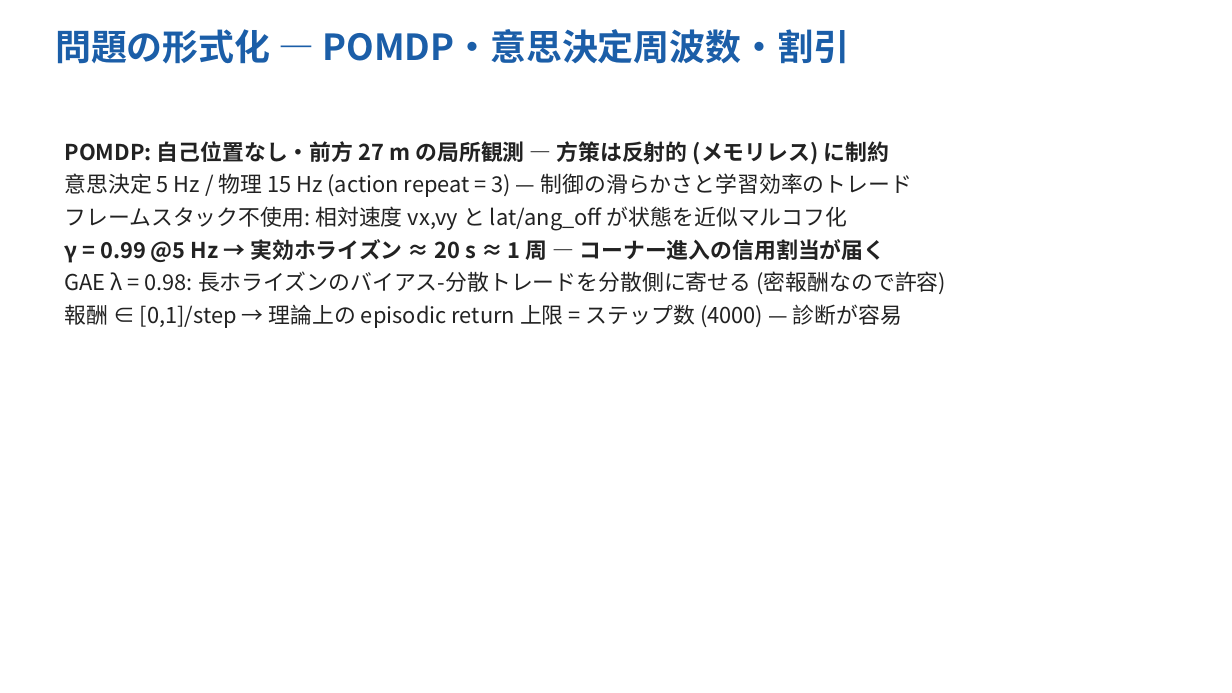
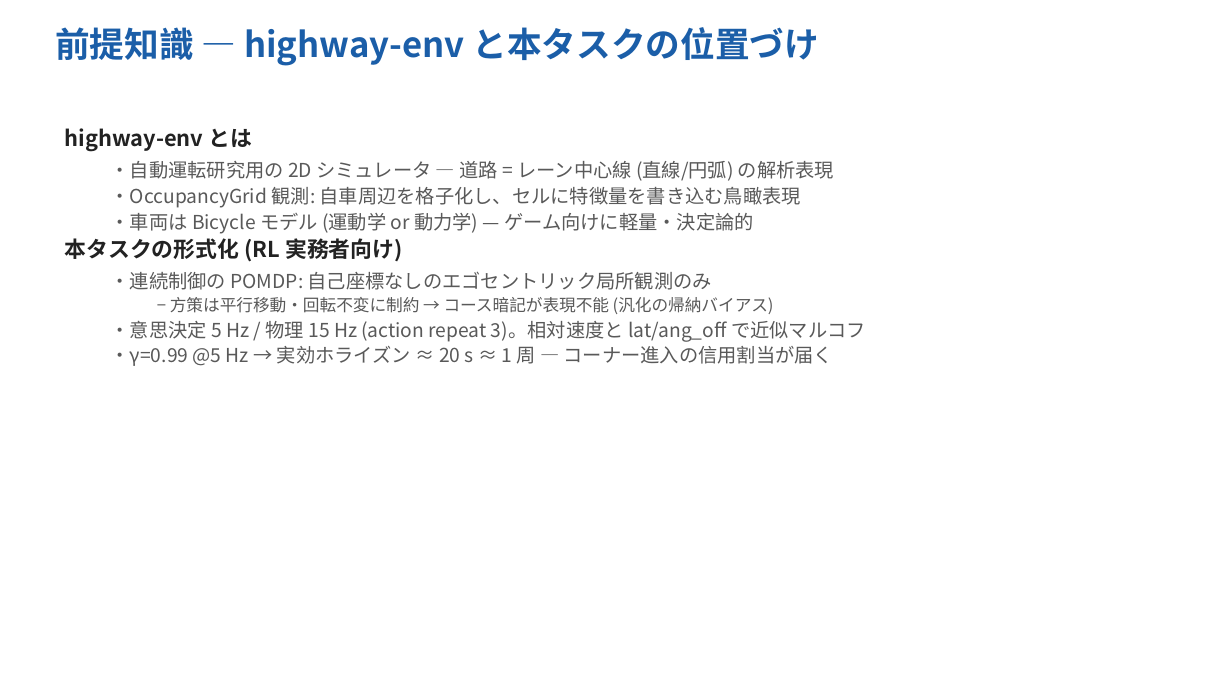
Before and after one commit to Evergarden0101/CircuitAgents, a slide deck: slide 6 of docs/CircuitAgents_intro_ja.pptx (slide 8 before the commit). Drawn at 1232x693 pixels with LibreOffice and Linux fonts; fonts in the diff are those of the drawing. Boxes give left, top, right and bottom in pixels: in the first picture for what was removed or moved away, otherwise in the second. Text is boxed around its words. In the diff, an @@ line names an element or a change of style, - is before the commit and + after.

```diff
--- a/docs/CircuitAgents_intro_ja.pptx
+++ b/docs/CircuitAgents_intro_ja.pptx
@@ text removed at (55,29,849,64) @@
-問題の形式化 — POMDP・意思決定周波数・割引
@@ text added at (55,27,820,66), 27 pt, text #1B5EA8, bold @@
+前提知識 — highway-env と本タスクの位置づけ
@@ text at (64,128,865,366): text changed; size 17 to 15 pt; text colour #222222 to #595959 @@
-POMDP: 自己位置なし・前方 27 m の局所観測 — 方策は反射的 (メモリレス) に制約
-意思決定 5 Hz / 物理 15 Hz (action repeat = 3) — 制御の滑らかさと学習効率のトレード
-フレームスタック不使用: 相対速度 vx,vy と lat/ang_off が状態を近似マルコフ化
-γ = 0.99 @5 Hz → 実効ホライズン ≈ 20 s ≈ 1 周 — コーナー進入の信用割当が届く
-GAE λ = 0.98: 長ホライズンのバイアス-分散トレードを分散側に寄せる (密報酬なので許容)
-報酬 ∈ [0,1]/step → 理論上の episodic return 上限 = ステップ数 (4000) — 診断が容易
+highway-env とは
+  ・自動運転研究用の 2D シミュレータ — 道路 = レーン中心線 (直線/円弧) の解析表現
+  ・OccupancyGrid 観測: 自車周辺を格子化し、セルに特徴量を書き込む鳥瞰表現
+  ・車両は Bicycle モデル (運動学 or 動力学) — ゲーム向けに軽量・決定論的
+本タスクの形式化 (RL 実務者向け)
+  ・連続制御の POMDP: 自己座標なしのエゴセントリック局所観測のみ
+    − 方策は平行移動・回転不変に制約 → コース暗記が表現不能 (汎化の帰納バイアス)
+  ・意思決定 5 Hz / 物理 15 Hz (action repeat 3)。相対速度と lat/ang_off で近似マルコフ
+  ・γ=0.99 @5 Hz → 実効ホライズン ≈ 20 s ≈ 1 周 — コーナー進入の信用割当が届く
```
Also in this commit, not shown: 16 other slides changed, 2 slides added, 3 slides removed, 3 other files.
